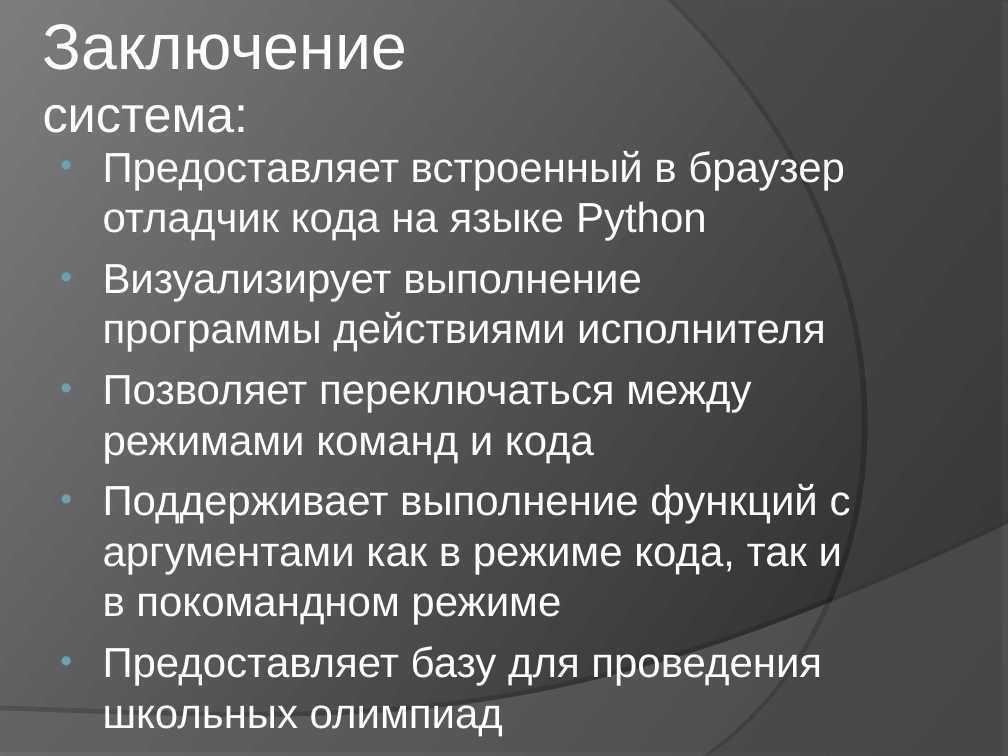
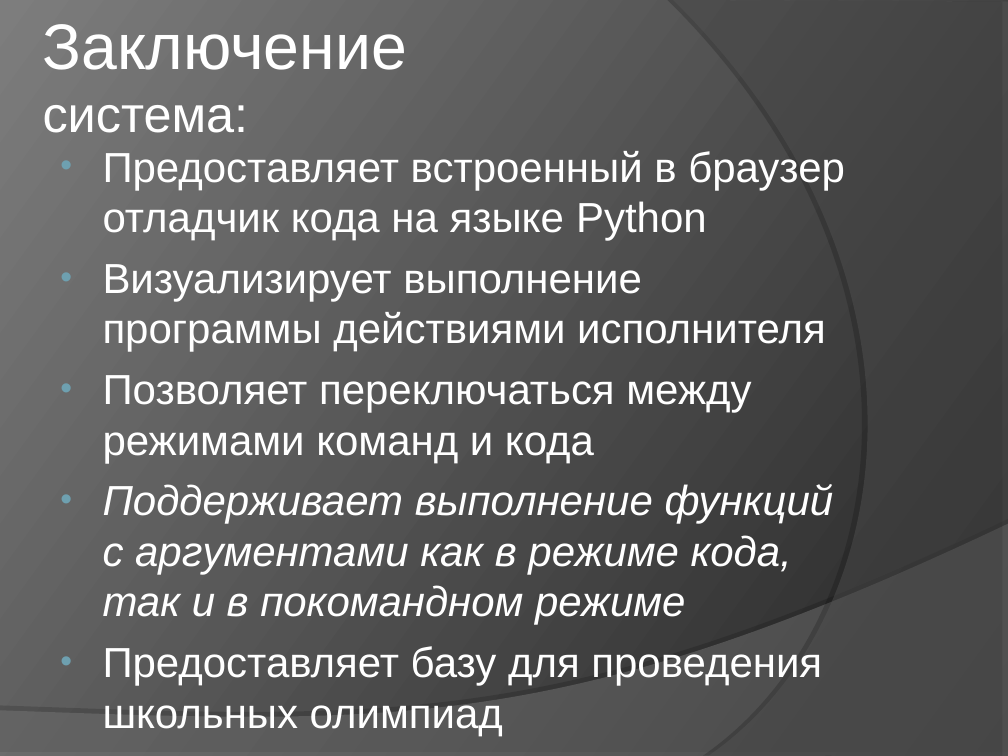
Before and after one commit to klenin/cats-junior, a slide deck: slide 15 of C8503A_Vasilyeva_presentation.ppt (slide 19 before the commit). Drawn at 1008x756 pixels with LibreOffice and Linux fonts; fonts in the diff are those of the drawing. Boxes give left, top, right and bottom in pixels: in the first picture for what was removed or moved away, otherwise in the second. Text is boxed around its words. In the diff, an @@ line names an element or a change of style, - is before the commit and + after.

```diff
--- a/C8503A_Vasilyeva_presentation.ppt
+++ b/C8503A_Vasilyeva_presentation.ppt
@@ text at (x1=103, y1=484, x2=834, y2=625): italic on in "Поддерживает выполнение функций с аргументами как в ..." @@
```
Also in this commit, not shown: 8 other slides changed, 4 slides removed, 1 other file.
